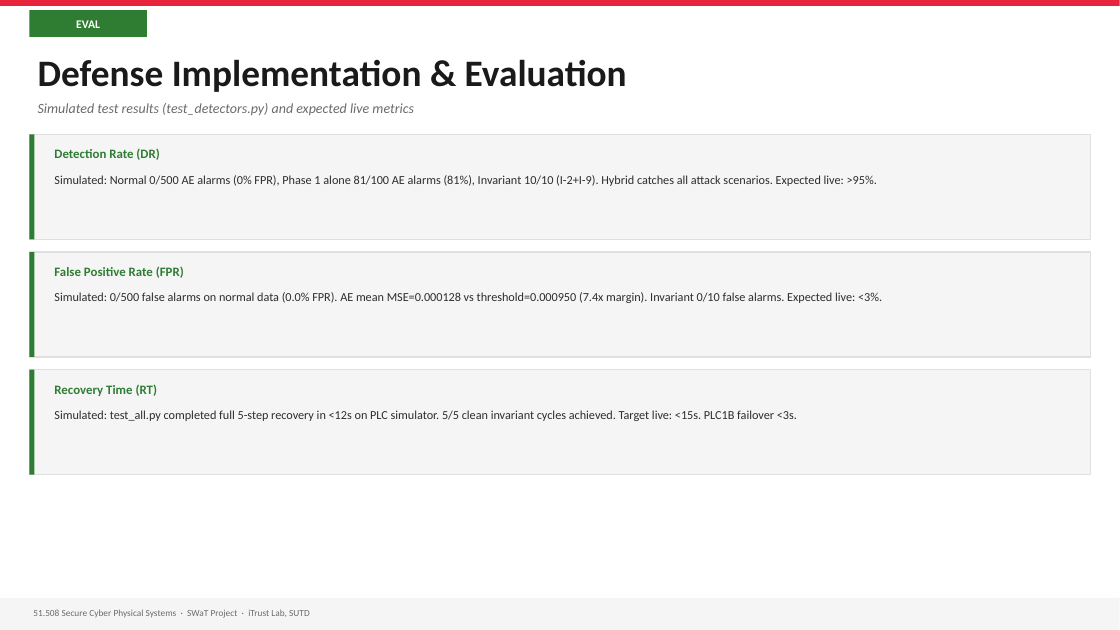
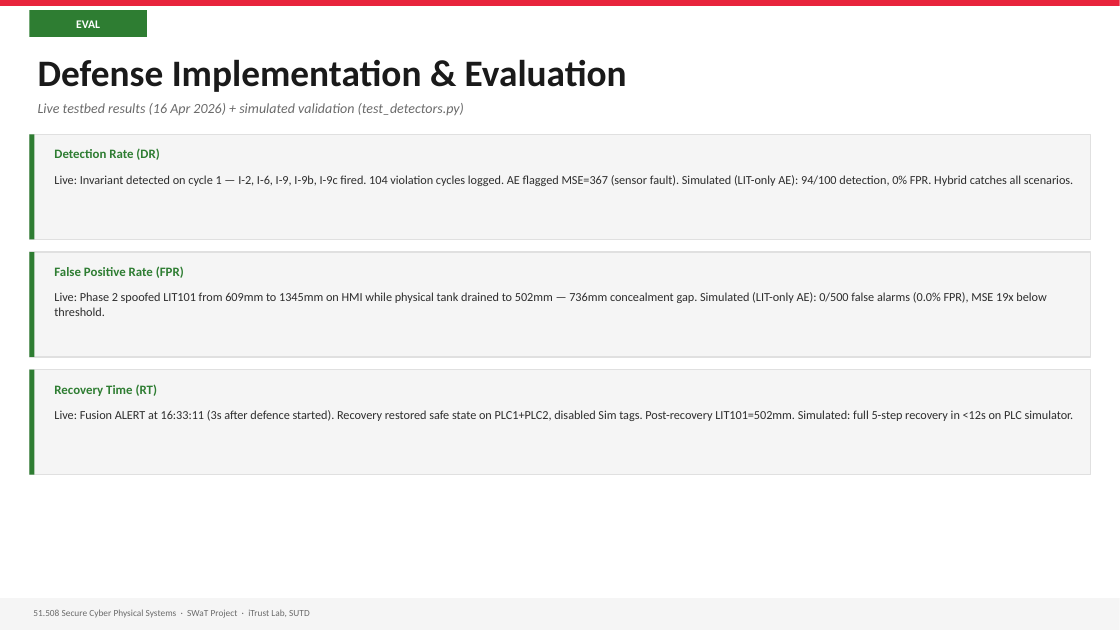
Before and after one commit to kinwee/swat-cps-project, a slide deck: slide 28 of slides/swat_sutd.pptx. Drawn at 1120x630 pixels with LibreOffice and Linux fonts; fonts in the diff are those of the drawing. Boxes give left, top, right and bottom in pixels: in the first picture for what was removed or moved away, otherwise in the second. Text is boxed around its words. In the diff, an @@ line names an element or a change of style, - is before the commit and + after.

Commit message:
slides: update slide 28 with live testbed results (16 Apr 2026)
Detection Rate: Invariant detected cycle 1 (I-2/I-6/I-9/I-9b/I-9c), 104 violations.
  AE saturated at MSE=367 (FIT101=-31 sensor fault). LIT-only AE: 94% detection.
FPR: Phase 2 spoofed LIT101 609→1345mm while physical tank drained to 502mm (736mm gap).
  LIT-only simulated: 0/500 false alarms, MSE 19x below threshold.
Recovery: Fusion ALERT at 16:33:11 (3s). Safe state restored on PLC1+PLC2, Sim disabled.

```diff
--- a/slides/swat_sutd.pptx
+++ b/slides/swat_sutd.pptx
@@ text at [38, 103, 464, 115]: text changed @@
-Simulated test results (test_detectors.py) and expected live metrics
+Live testbed results (16 Apr 2026) + simulated validation (test_detectors.py)
@@ text at [54, 175, 1073, 186]: text changed @@
-Simulated: Normal 0/500 AE alarms (0% FPR), Phase 1 alone 81/100 AE alarms (81%), Invariant 10/10 (I-2+I-9). Hybrid catches all attack scenarios. Expected live: >95%.
+Live: Invariant detected on cycle 1 — I-2, I-6, I-9, I-9b, I-9c fired. 104 violation cycles logged. AE flagged MSE=367 (sensor fault). Simulated (LIT-only AE): 94/100 detection, 0% FPR. Hybrid catches all scenarios.
@@ text at [54, 292, 1046, 316]: text changed @@
-Simulated: 0/500 false alarms on normal data (0.0% FPR). AE mean MSE=0.000128 vs threshold=0.000950 (7.4x margin). Invariant 0/10 false alarms. Expected live: <3%.
+Live: Phase 2 spoofed LIT101 from 609mm to 1345mm on HMI while physical tank drained to 502mm — 736mm concealment gap. Simulated (LIT-only AE): 0/500 false alarms (0.0% FPR), MSE 19x below threshold.
@@ text at [54, 410, 1074, 421]: text changed @@
-Simulated: test_all.py completed full 5-step recovery in <12s on PLC simulator. 5/5 clean invariant cycles achieved. Target live: <15s. PLC1B failover <3s.
+Live: Fusion ALERT at 16:33:11 (3s after defence started). Recovery restored safe state on PLC1+PLC2, disabled Sim tags. Post-recovery LIT101=502mm. Simulated: full 5-step recovery in <12s on PLC simulator.
```
